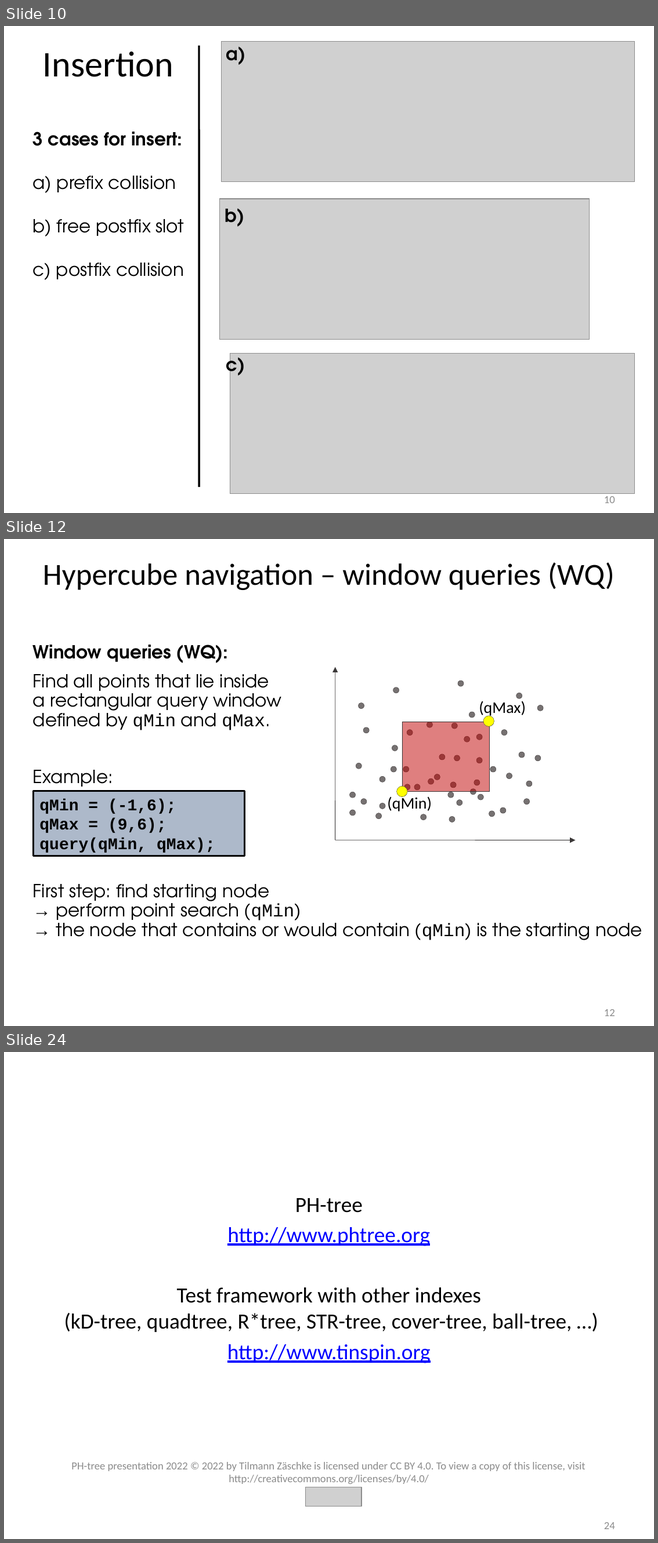
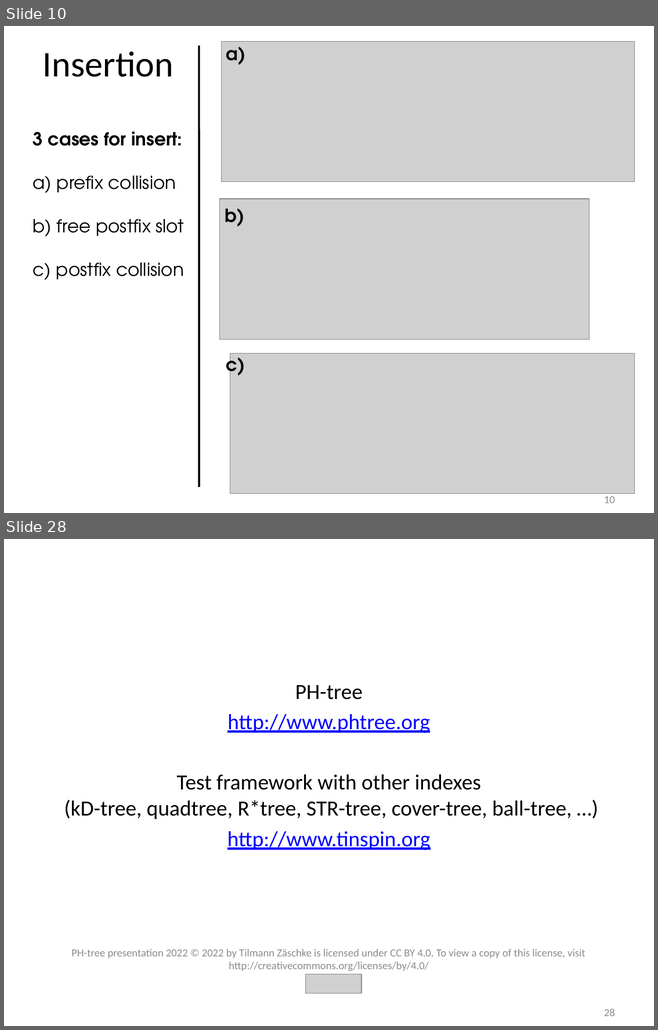
Before and after one commit to tzaeschke/phtree-site, a slide deck: originals/PH-tree-presentation-2018.odp. Shown one above the other, each under a label of ours: slides 10, 12 and 24 before the commit, slides 10 and 28 after it; the slides between them are not shown. The pictures are 658x1543 and 658x1030 pixels, drawn with LibreOffice and Linux fonts; fonts in the diff are those of the drawing; grey boxes stand for pictures. Boxes give left, top, right and bottom in pixels: in the first picture for what was removed or moved away, otherwise in the second. Text is boxed around its words. In the diff, an @@ line names an element or a change of style, - is before the commit and + after.

```diff
--- a/originals/PH-tree-presentation-2018.odp
+++ b/originals/PH-tree-presentation-2018.odp
@@ slide 12 removed at (4, 539, 654, 1026), background #FFFFFF @@
@@ text removed at (43, 562, 614, 590) @@
-Hypercube navigation – window queries (WQ)
@@ text removed at (33, 645, 642, 940) @@
-Window queries (WQ):
-Find all points that lie inside
-a rectangular query window
-defined by qMin and qMax.
-Example:
-First step: find starting node
-→ perform point search (qMin)
-→ the node that contains or would contain (qMin) is the starting node
@@ group removed at (335, 667, 575, 841): 46 ellipses, 2 arrows @@
@@ text removed at (478, 701, 525, 717) @@
-(qMax)
@@ rectangle removed at (401, 722, 489, 792) @@
@@ ellipse removed at (482, 716, 494, 727) @@
@@ rectangle removed at (33, 791, 244, 856) @@
-qMin = (-1,6);
-qMax = (9,6);
-query(qMin, qMax);
@@ text removed at (387, 795, 431, 812) @@
-(qMin)
@@ ellipse removed at (396, 787, 408, 798) @@
@@ page number removed at (604, 1009, 615, 1016) @@
-12
@@ what was slide 24 is now slide 28 @@
@@ page number at (604, 1009, 615, 1016): text changed @@
-24
+28
```
Also in this commit, not shown: 12 slides changed, 8 slides added, 11 other slides removed, 15 other files.
